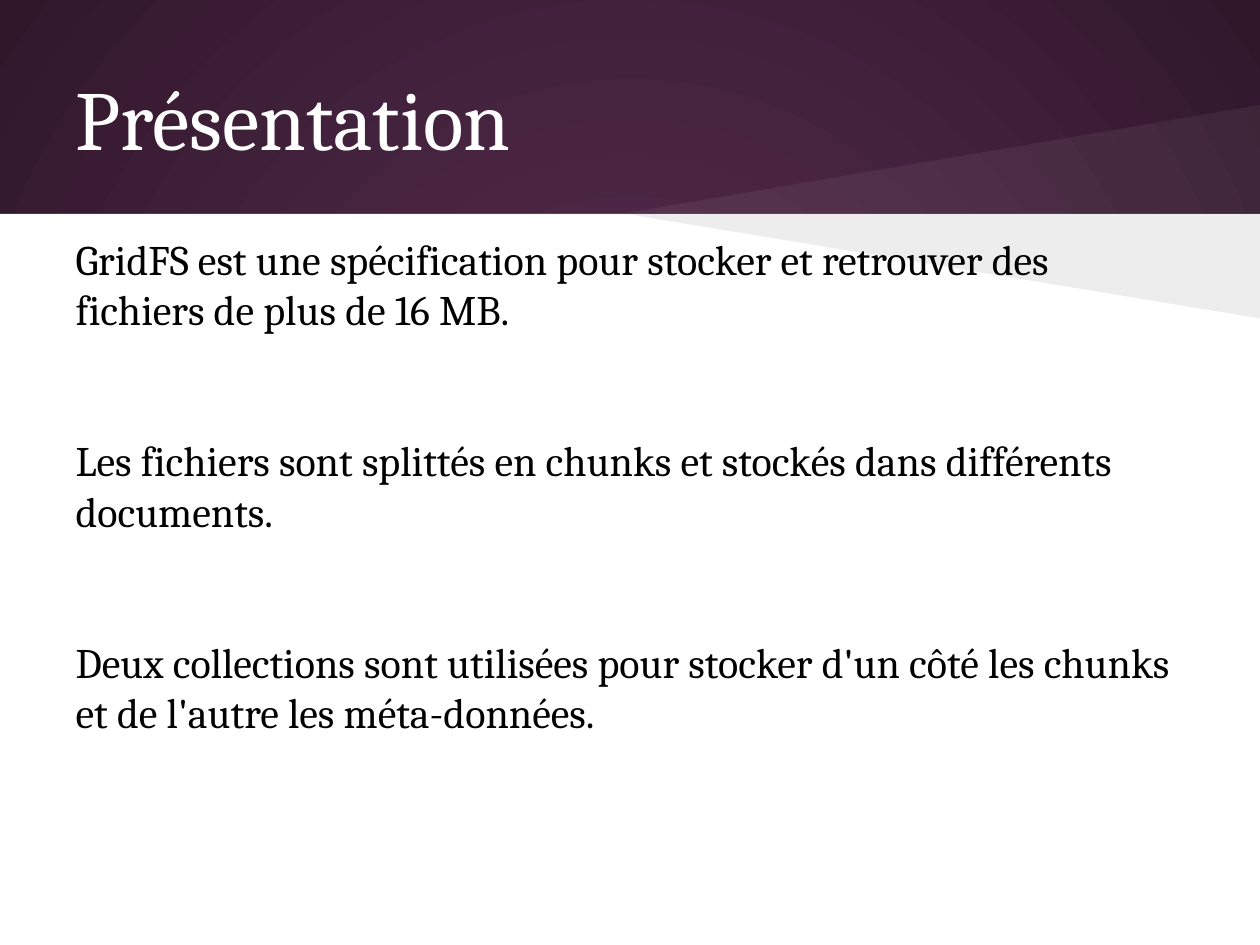
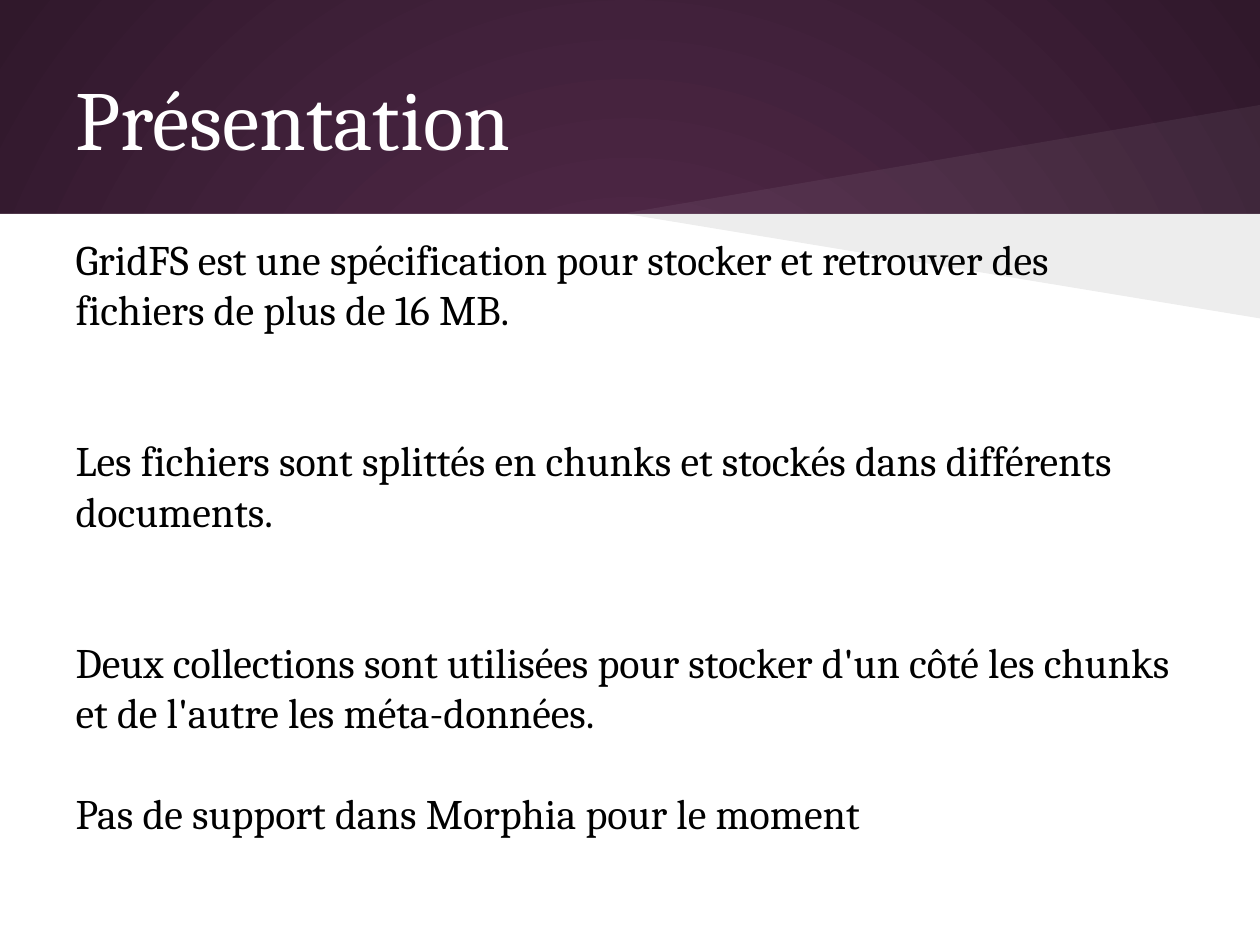
Before and after one commit to olivier-pitton/dant, a slide deck: slide 40 of mongodb/Cours_NoSQL.pptx (slide 46 before the commit). Drawn at 1260x945 pixels with LibreOffice and Linux fonts; fonts in the diff are those of the drawing. Boxes give left, top, right and bottom in pixels: in the first picture for what was removed or moved away, otherwise in the second. Text is boxed around its words. In the diff, an @@ line names an element or a change of style, - is before the commit and + after.

```diff
--- a/mongodb/Cours_NoSQL.pptx
+++ b/mongodb/Cours_NoSQL.pptx
@@ text at bbox=[76, 799, 860, 838]: paragraph added @@
+Pas de support dans Morphia pour le moment
```
Also in this commit, not shown: 10 other slides changed, 5 slides added, 12 slides removed, 5 other files.
